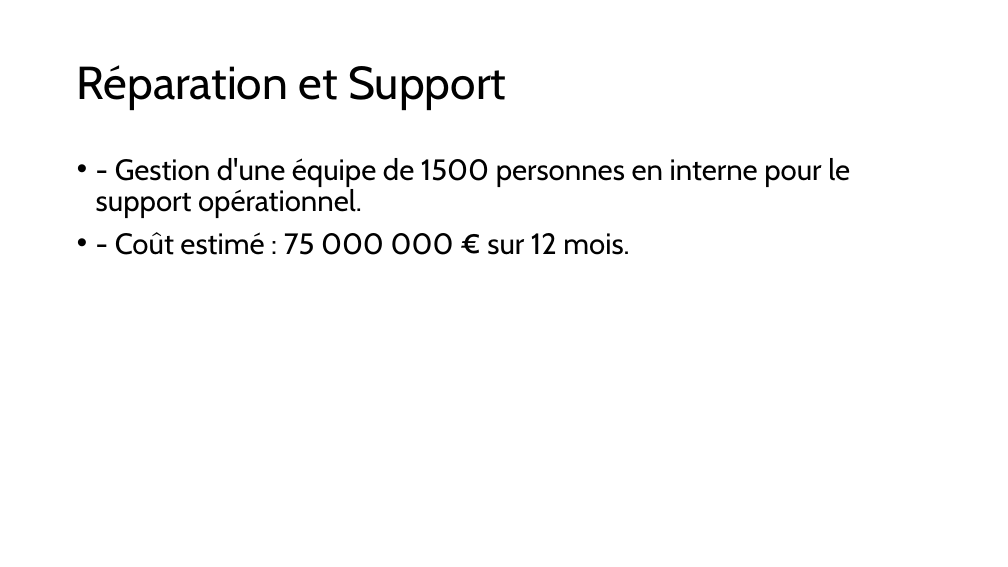
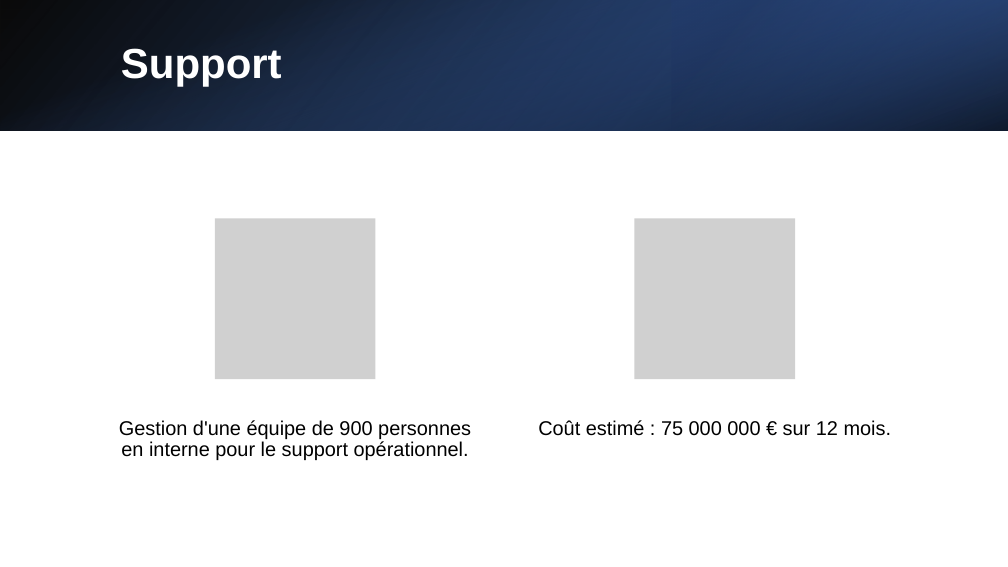
Before and after one commit to obenmaha/Download, a slide deck: slide 15 of Trame cahier des charges.pptx (slide 7 before the commit). Drawn at 1008x567 pixels with LibreOffice and Linux fonts; fonts in the diff are those of the drawing; grey boxes stand for pictures. Boxes give left, top, right and bottom in pixels: in the first picture for what was removed or moved away, otherwise in the second. Text is boxed around its words. In the diff, an @@ line names an element or a change of style, - is before the commit and + after.

```diff
--- a/Trame cahier des charges.pptx
+++ b/Trame cahier des charges.pptx
@@ rectangle added at (0, 0, 1008, 130), fill gradient #000000 to #2F5597 @@
@@ rectangle added at (0, 0, 1008, 130), fill gradient #4472C4 to #000000 @@
@@ rectangle added at (672, 0, 1008, 130), fill gradient #203864 to #4472C4 @@
@@ title at (121, 48, 282, 87): text changed; size 44 to 40 pt; font Cabin to Arial; text colour #000000 to #FFFFFF; bold on @@
-Réparation et Support
+Support
@@ text removed at (96, 158, 850, 255) @@
-• - Gestion d'une équipe de 1500 personnes en interne pour le support opérationnel.
-• - Coût estimé : 75 000 000 € sur 12 mois.
@@ group added at (119, 219, 892, 460): 2 pictures, 2 texts @@
+Gestion d'une équipe de 900 personnes en interne pour le support opérationnel.
+Coût estimé : 75 000 000 € sur 12 mois.
```
Also in this commit, not shown: 6 other slides changed, 9 slides added, 2 slides removed, 1 other file.
